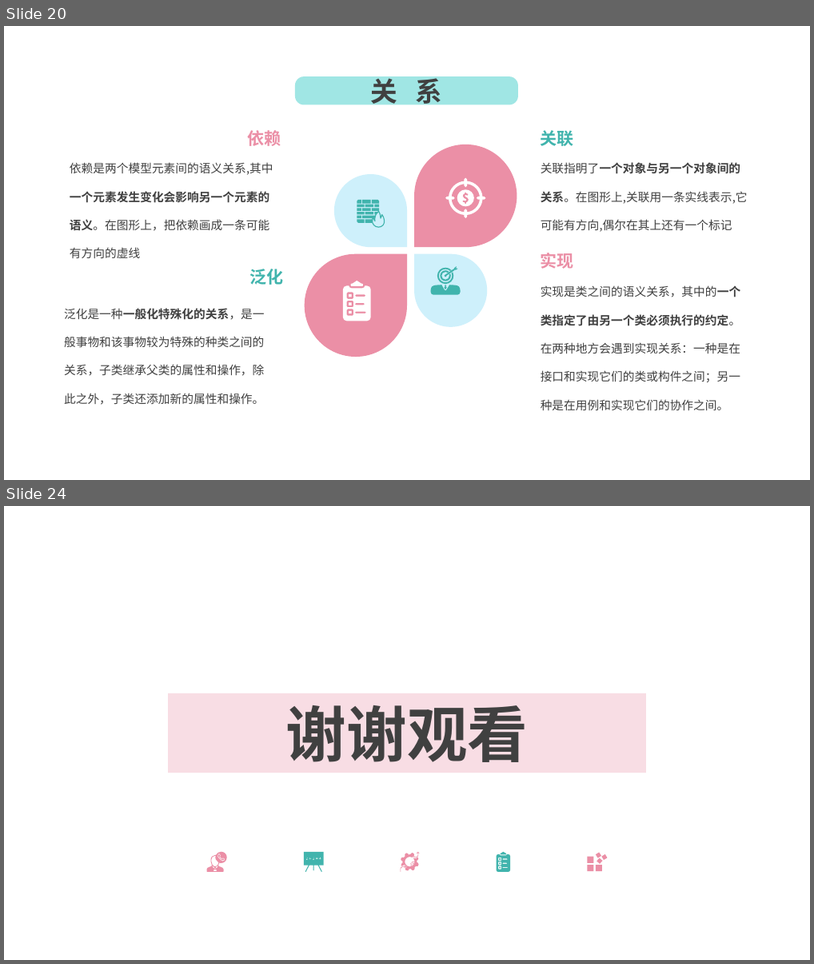
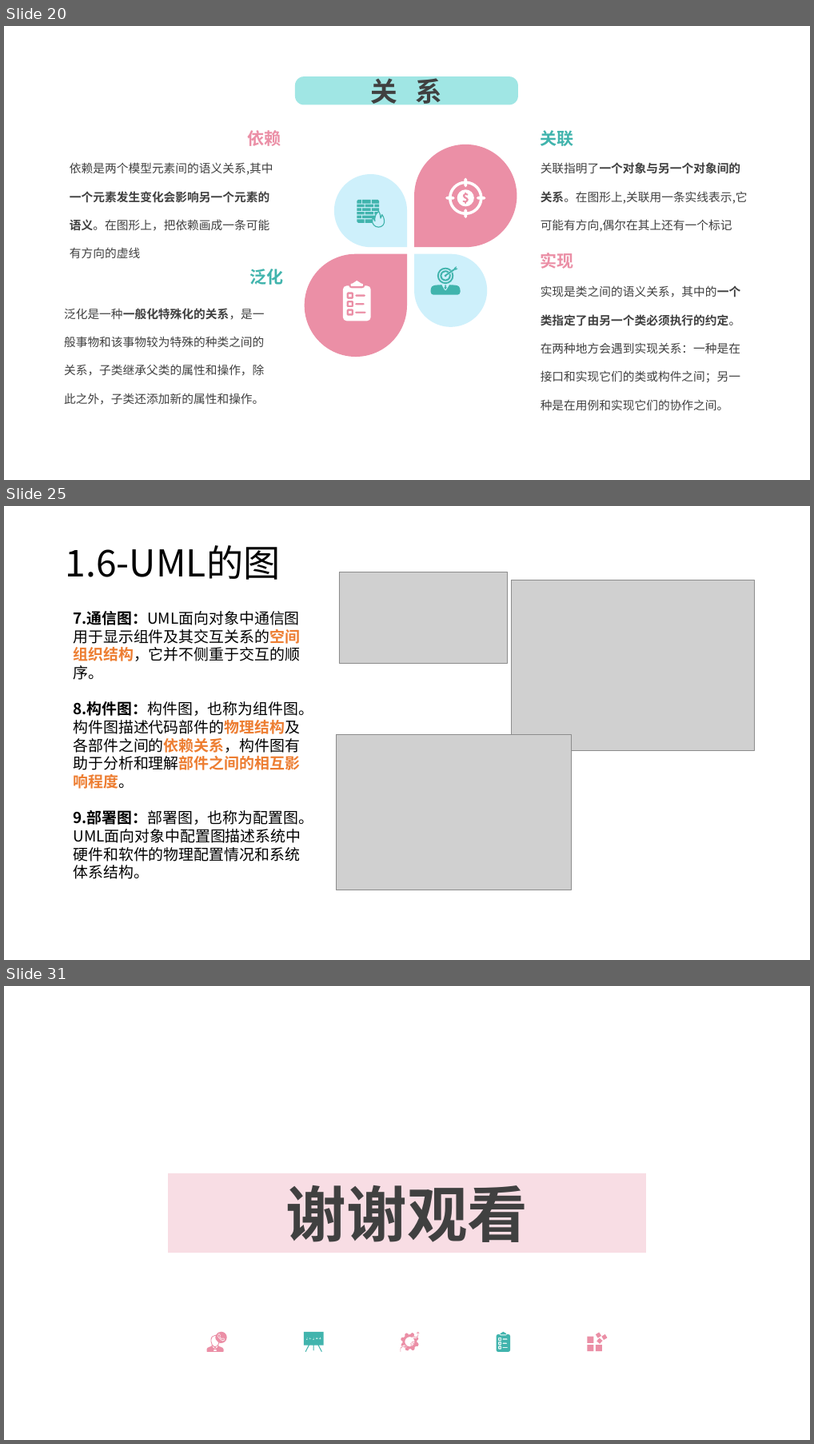
Before and after one commit to lenovo-wu/G016ZUCC-SRA2022, a slide deck: 翻转课堂/翻转课堂.pptx. Shown one above the other, each under a label of ours: slides 20 and 24 before the commit, slides 20, 25 and 31 after it; the slides between them are not shown. The pictures are 814x964 and 814x1444 pixels, drawn with LibreOffice and Linux fonts; fonts in the diff are those of the drawing; grey boxes stand for pictures; background and template pictures are left out. Boxes give left, top, right and bottom in pixels: in the first picture for what was removed or moved away, otherwise in the second. Text is boxed around its words. In the diff, an @@ line names an element or a change of style, - is before the commit and + after.

```diff
--- a/翻转课堂/翻转课堂.pptx
+++ b/翻转课堂/翻转课堂.pptx
@@ slide 25 added at bbox=[4, 506, 810, 960], background picture (left out) @@
@@ title added at bbox=[66, 545, 281, 580], 44 pt, text #000000 @@
+1.6-UML的图
@@ picture added at bbox=[339, 572, 507, 664] @@
@@ picture added at bbox=[511, 580, 755, 751] @@
@@ text added at bbox=[73, 611, 314, 879], 18 pt, text #000000 @@
+7.通信图：UML面向对象中通信图用于显示组件及其交互关系的空间组织结构，它并不侧重于交互的顺序。
+8.构件图：构件图，也称为组件图。构件图描述代码部件的物理结构及各部件之间的依赖关系，构件图有助于分析和理解部件之间的相互影响程度。
+9.部署图：部署图，也称为配置图。UML面向对象中配置图描述系统中硬件和软件的物理配置情况和系统体系结构。
@@ picture added at bbox=[337, 735, 571, 890] @@
@@ what was slide 24 is now slide 31 @@
```
Also in this commit, not shown: 6 other slides added.
